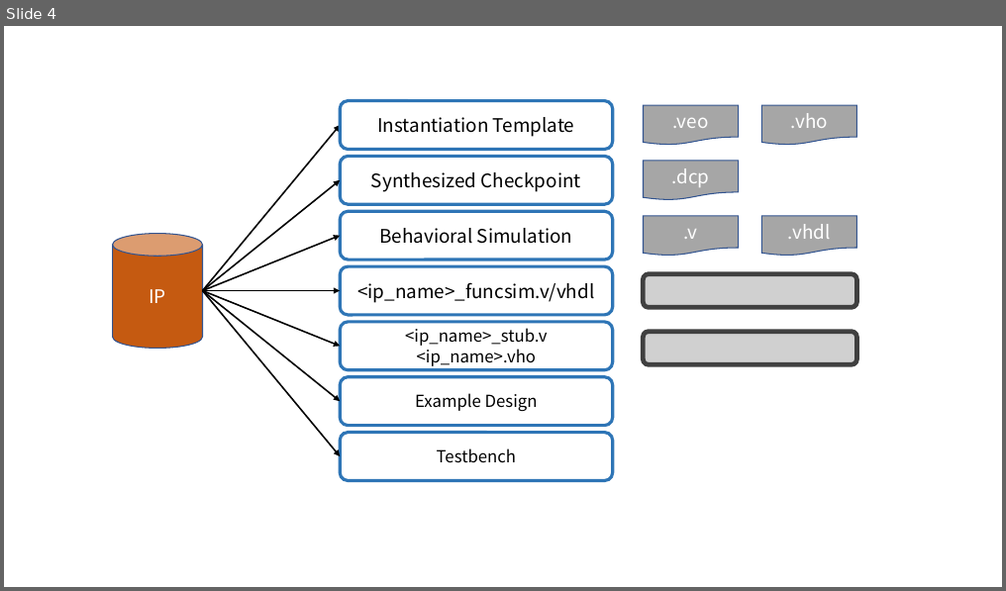
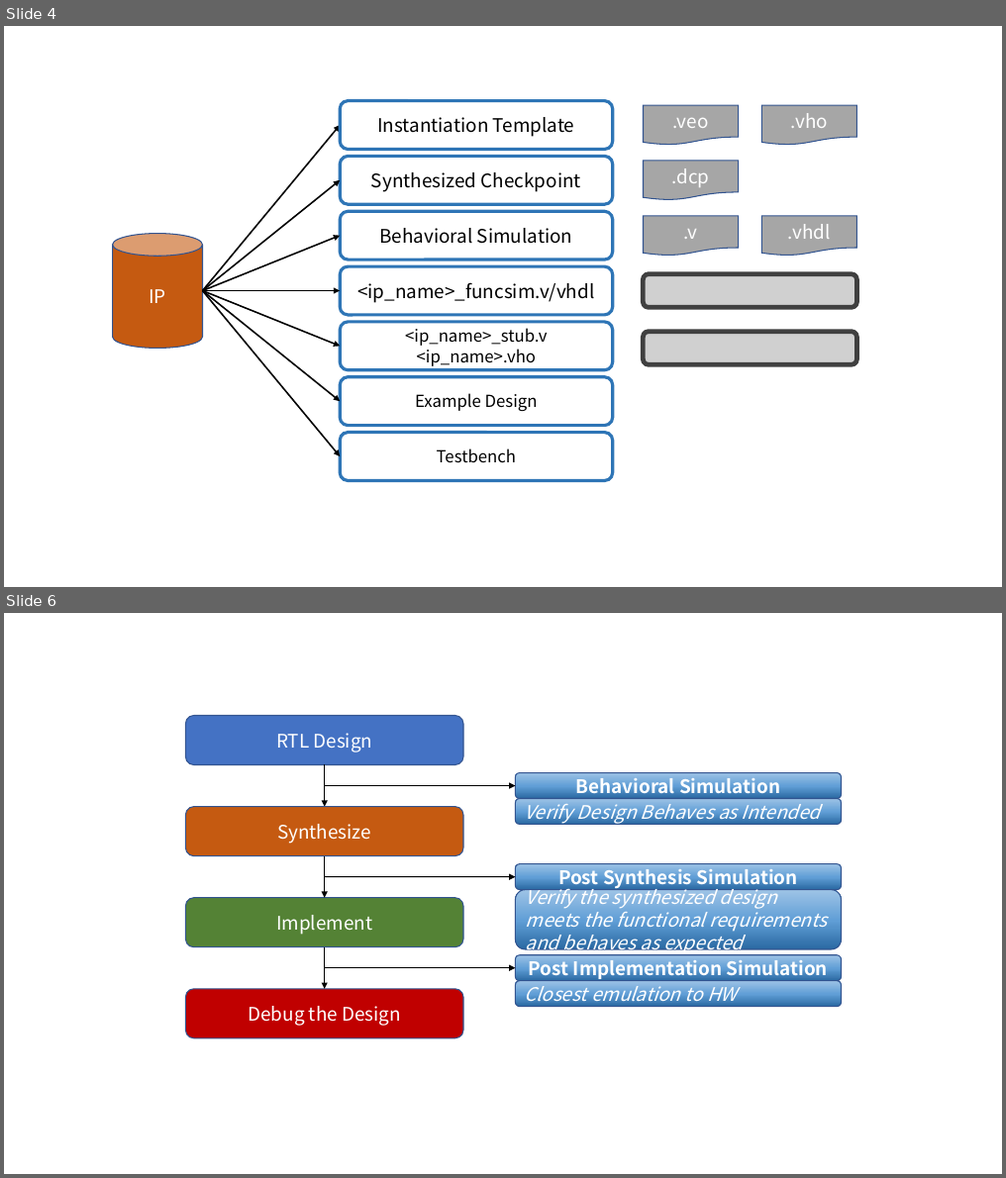
Before and after one commit to Verdvana/Verdvana.github.io, a slide deck: _posts/Vivado入门/Vivado入门.pptx. Shown one above the other, each under a label of ours: slide 4 before the commit, slides 4 and 6 after it; the slides between them are not shown. The pictures are 1006x591 and 1006x1178 pixels, drawn with LibreOffice and Linux fonts; fonts in the diff are those of the drawing; grey boxes stand for pictures. Boxes give left, top, right and bottom in pixels: in the first picture for what was removed or moved away, otherwise in the second. Text is boxed around its words. In the diff, an @@ line names an element or a change of style, - is before the commit and + after.

```diff
--- a/_posts/Vivado入门/Vivado入门.pptx
+++ b/_posts/Vivado入门/Vivado入门.pptx
@@ slide 6 added at bbox=[4, 613, 1002, 1174], background #FFFFFF @@
@@ rounded rectangle added at bbox=[186, 716, 463, 765], fill #4472C4, outline #325491 1 pt, 18 pt, text #FFFFFF @@
+RTL Design
@@ arrow added from (325, 765) to (325, 807), #000000 1.5 pt @@
@@ arrow added from (325, 786) to (515, 786), #000000 1 pt @@
@@ rounded rectangle added at bbox=[515, 773, 841, 799], fill gradient #2A69A2 to #609ED6 to #9DC3E6, outline #325491 1 pt, 18 pt, text #FFFFFF, bold @@
+Behavioral Simulation
@@ rounded rectangle added at bbox=[186, 807, 463, 857], fill #C55A11, outline #325491 1 pt, 18 pt, text #FFFFFF @@
+Synthesize
@@ rounded rectangle added at bbox=[515, 799, 841, 824], fill gradient #2A69A2 to #609ED6 to #9DC3E6, outline #325491 1 pt, 18 pt, text #FFFFFF, italic @@
+Verify Design Behaves as Intended
@@ arrow added from (325, 857) to (325, 898), #000000 1.5 pt @@
@@ arrow added from (325, 877) to (515, 877), #000000 1 pt @@
@@ rounded rectangle added at bbox=[515, 864, 841, 890], fill gradient #2A69A2 to #609ED6 to #9DC3E6, outline #325491 1 pt, 18 pt, text #FFFFFF, bold @@
+Post Synthesis Simulation
@@ rounded rectangle added at bbox=[186, 898, 463, 948], fill #548235, outline #325491 1 pt, 18 pt, text #FFFFFF @@
+Implement
@@ rounded rectangle added at bbox=[515, 890, 841, 950], fill gradient #2A69A2 to #609ED6 to #9DC3E6, outline #325491 1 pt, 18 pt, text #FFFFFF, italic @@
+Verify the synthesized design meets the functional requirements and behaves as expected
@@ arrow added from (325, 948) to (325, 989), #000000 1.5 pt @@
@@ arrow added from (325, 968) to (515, 968), #000000 1 pt @@
@@ rounded rectangle added at bbox=[515, 956, 841, 980], fill gradient #2A69A2 to #609ED6 to #9DC3E6, outline #325491 1 pt, 18 pt, text #FFFFFF, bold @@
+Post Implementation Simulation
@@ rounded rectangle added at bbox=[186, 989, 463, 1039], fill #C00000, outline #325491 1 pt, 18 pt, text #FFFFFF @@
+Debug the Design
@@ rounded rectangle added at bbox=[515, 981, 841, 1007], fill gradient #2A69A2 to #609ED6 to #9DC3E6, outline #325491 1 pt, 18 pt, text #FFFFFF, italic @@
+Closest emulation to HW
```
Also in this commit, not shown: 1 other slide added, 3 other files.
